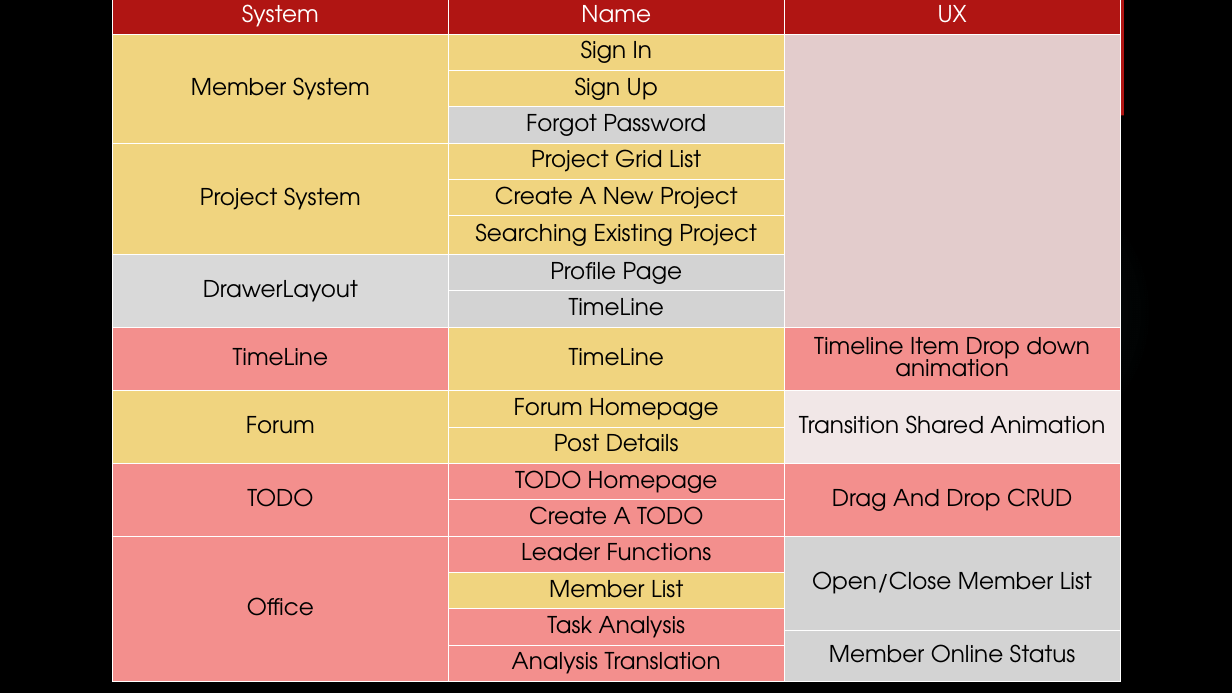
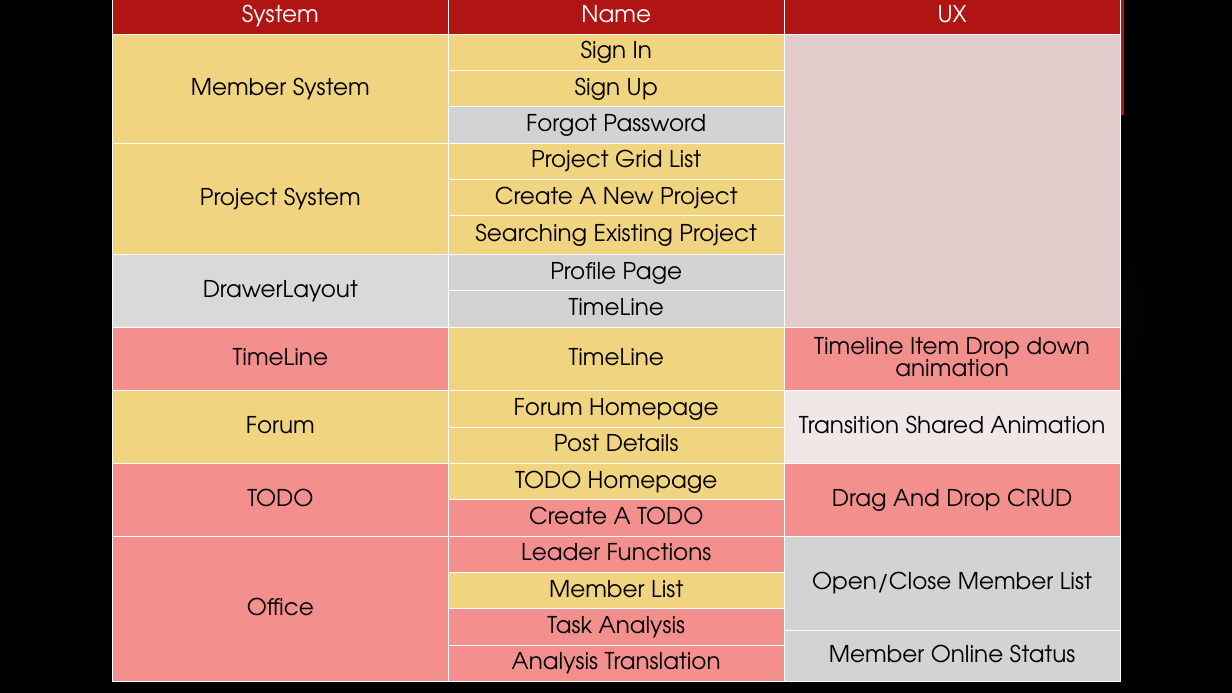
Before and after one commit to Johnny850807/BWS_IronMan, a slide deck: slide 1 of Software analyze/Teampathy/UI Progress.pptx. Drawn at 1232x693 pixels with LibreOffice and Linux fonts; fonts in the diff are those of the drawing; background and template pictures are left out. Boxes give left, top, right and bottom in pixels: in the first picture for what was removed or moved away, otherwise in the second. Text is boxed around its words. In the diff, an @@ line names an element or a change of style, - is before the commit and + after.

Commit message:
add ppt

```diff
--- a/Software analyze/Teampathy/UI Progress.pptx
+++ b/Software analyze/Teampathy/UI Progress.pptx
@@ table at (113, 0, 1122, 693) @@
@@ fill #F38F8D to #F0D47F in row 13, column 2 @@
```
Also in this commit, not shown: 2 other files.
